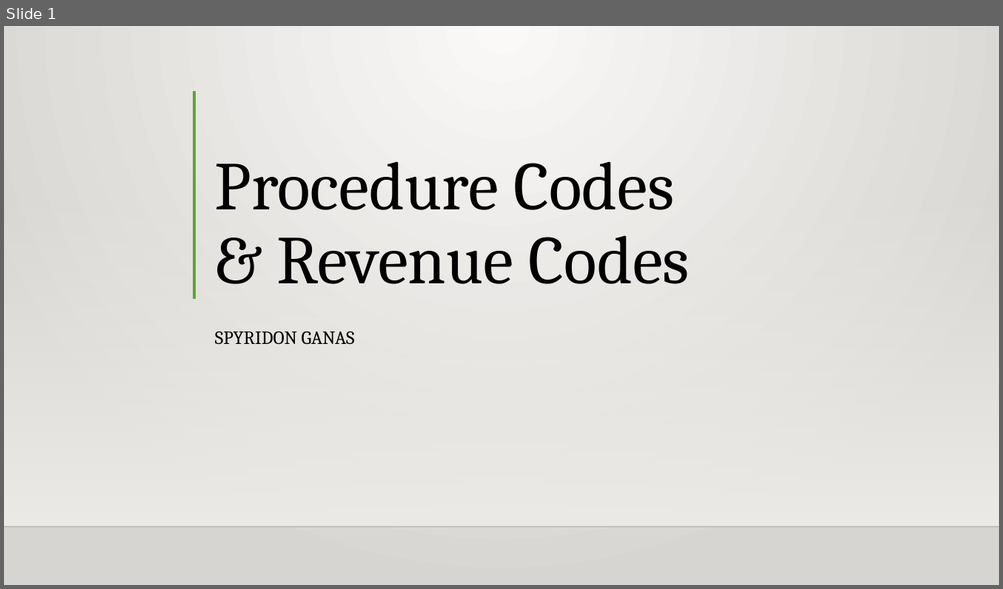
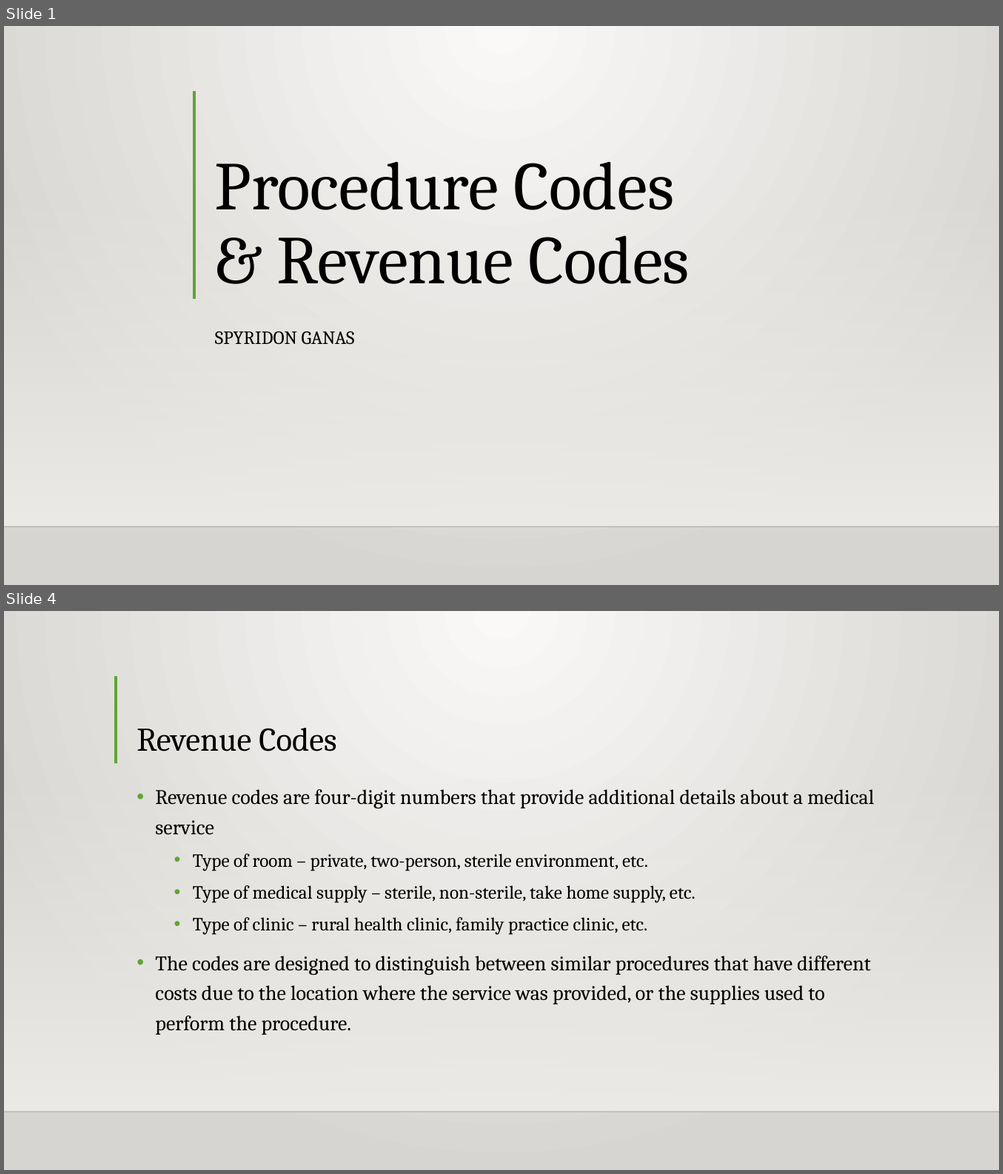
Before and after one commit to Intro-to-APCD/Intro-to-APCD.github.io, a slide deck: PowerPoints/Phase 3 - Claims Terminology/014 What are Procedure Codes and Revenue Codes.pptx. Shown one above the other, each under a label of ours: slide 1 before the commit, slides 1 and 4 after it; the slides between them are not shown. The pictures are 1003x589 and 1003x1174 pixels, drawn with LibreOffice and Linux fonts; fonts in the diff are those of the drawing; background and template pictures are left out. Boxes give left, top, right and bottom in pixels: in the first picture for what was removed or moved away, otherwise in the second. Text is boxed around its words. In the diff, an @@ line names an element or a change of style, - is before the commit and + after.

```diff
--- a/PowerPoints/Phase 3 - Claims Terminology/014 What are Procedure Codes and Revenue Codes.pptx
+++ b/PowerPoints/Phase 3 - Claims Terminology/014 What are Procedure Codes and Revenue Codes.pptx
@@ slide 4 added at [4,611,999,1170], background gradient #FAFAF9 to #D7D5D2; not listed: 2 template elements that a slide beside it also shows @@
@@ line added from (116, 676) to (116, 763), #5FA534 3 pt @@
@@ title added at [136,728,336,752], 32 pt, text #000000 @@
+Revenue Codes
@@ text added at [155,789,874,1035], 20 pt, text #000000 @@
+• Revenue codes are four-digit numbers that provide additional details about a medical service
+  • Type of room – private, two-person, sterile environment, etc.
+  • Type of medical supply – sterile, non-sterile, take home supply, etc.
+  • Type of clinic – rural health clinic, family practice clinic, etc.
+• The codes are designed to distinguish between similar procedures that have different costs due to the location where the service was provided, or the supplies used to perform the procedure.
```
Also in this commit, not shown: 1 slide changed, 2 other slides added, 3 slides removed, 3 other files.
